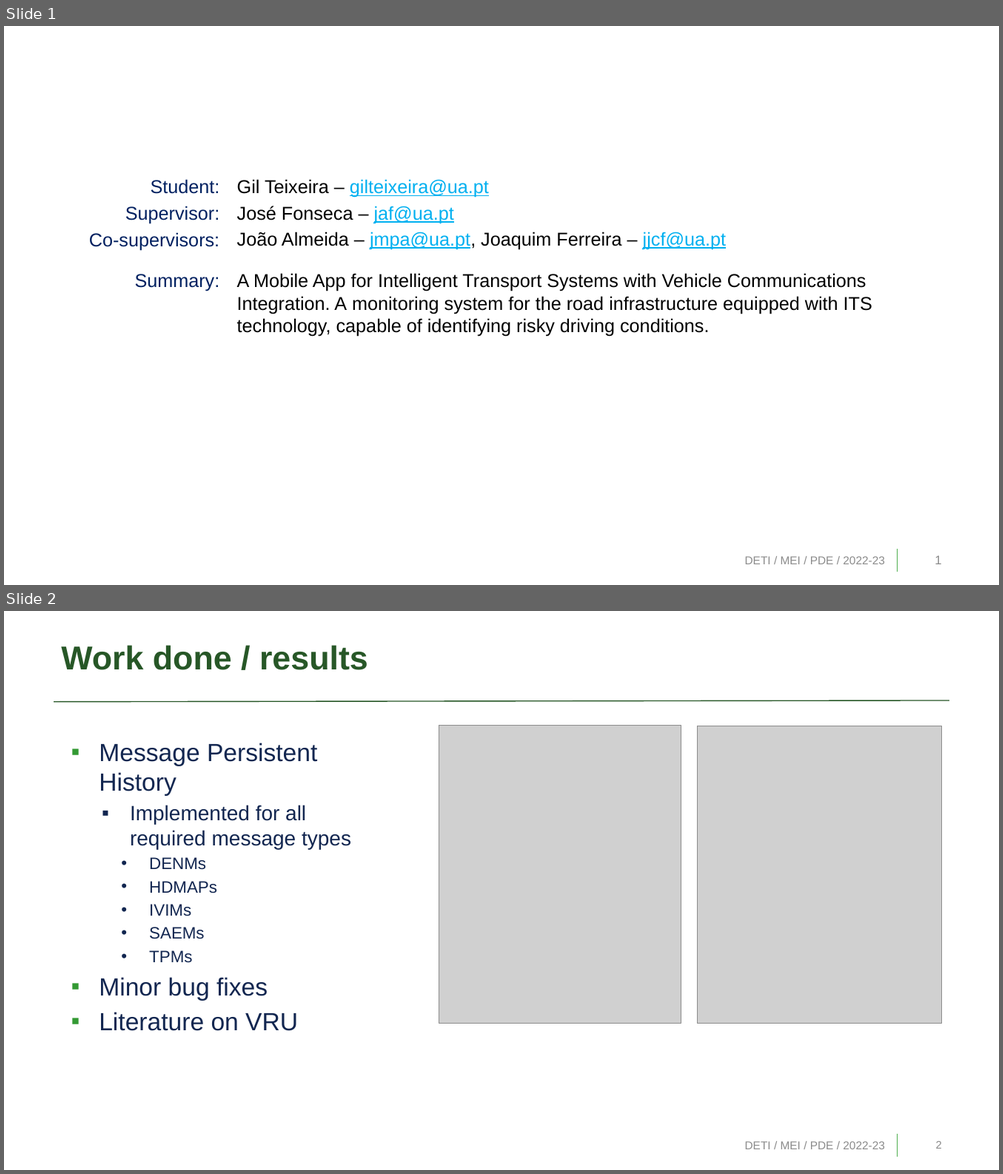
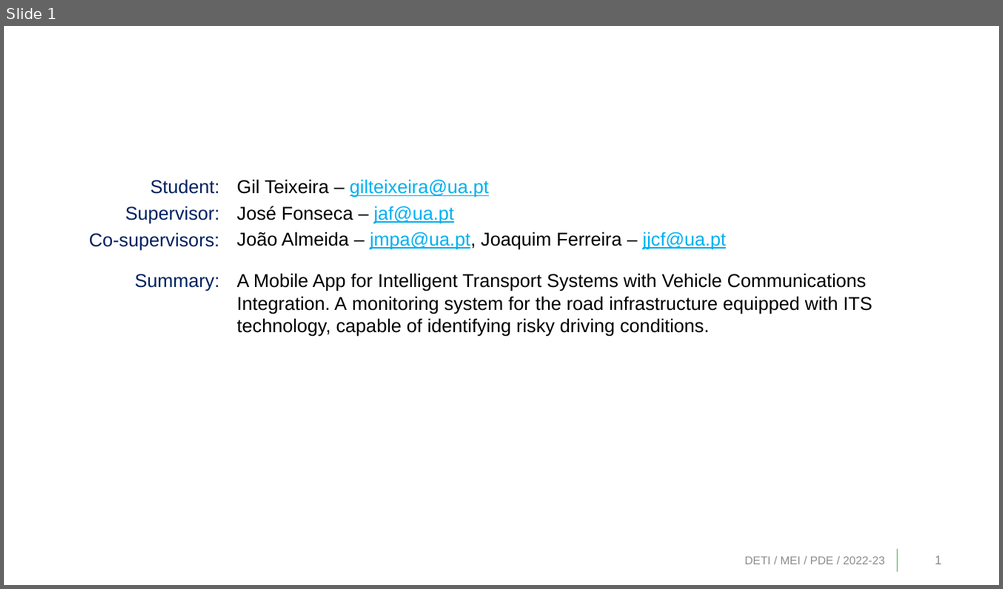
Before and after one commit to bearkillerPT/Dissertation, a slide deck: PDE_PreDissertation.pptx. Shown one above the other, each under a label of ours: slides 1 and 2 before the commit, slide 1 after it. The pictures are 1003x1174 and 1003x589 pixels, drawn with LibreOffice and Linux fonts; fonts in the diff are those of the drawing; grey boxes stand for pictures; background and template pictures are left out. Boxes give left, top, right and bottom in pixels: in the first picture for what was removed or moved away, otherwise in the second. Text is boxed around its words. In the diff, an @@ line names an element or a change of style, - is before the commit and + after.

```diff
--- a/PDE_PreDissertation.pptx
+++ b/PDE_PreDissertation.pptx
@@ slide 2 removed at box(4, 611, 999, 1170), background #FFFFFF; not listed: 1 template element that a slide beside it also shows @@
@@ title removed at box(61, 645, 368, 670) @@
-Work done / results
@@ line removed from (54, 702) to (949, 701) @@
@@ text removed at box(99, 743, 351, 1031) @@
-▪ Message Persistent History
-  ▪ Implemented for all required message types
-    • DENMs
-    • HDMAPs
-    • IVIMs
-    • SAEMs
-    • TPMs
-▪ Minor bug fixes
-▪ Literature on VRU
@@ picture removed at box(439, 725, 681, 1024) @@
@@ picture removed at box(697, 726, 942, 1024) @@
@@ text removed at box(745, 1142, 885, 1150) @@
-DETI / MEI / PDE / 2022-23
@@ page number removed at box(936, 1142, 942, 1149) @@
-2
```
Also in this commit, not shown: 1 slide changed, 8 slides added, 2 other files.
